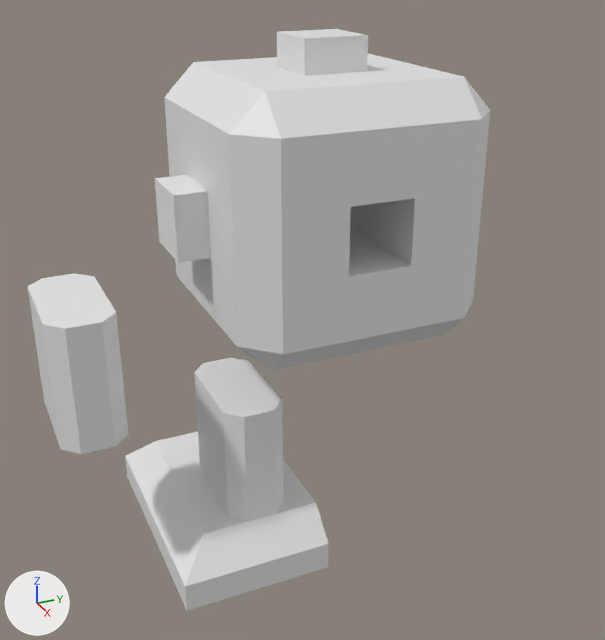
The glTF model web/stl/ddr-robot.glb, before and after one commit.
Both versions are drawn from a 50 mm lens placed at (5.81, -2.77, 1.89), pointed at (-0.09, -0.11, -1.06). Every picture has the same lights, and +X, +Y and +Z are marked at lower left.

Objects in the first picture: 'body', 'foot', 'hand', 'leg'.
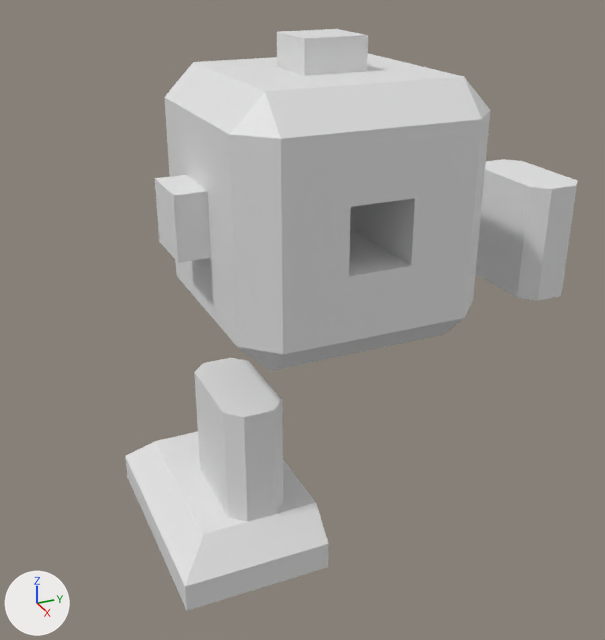
Commit message: Robot update

The change, as a list of edits to the scene's bpy script:
```text
Change ob_hand:
    ob_hand.location: (0.0, -2.0, -1.0) -> (0.0, 2.0, -0.5)
```

Changed parts and their boxes (x1, y1, x2, y2) in the pictures (605 x 640 px):
'hand', moved
    before: (27, 273, 128, 454)
    after: (475, 159, 577, 301)
